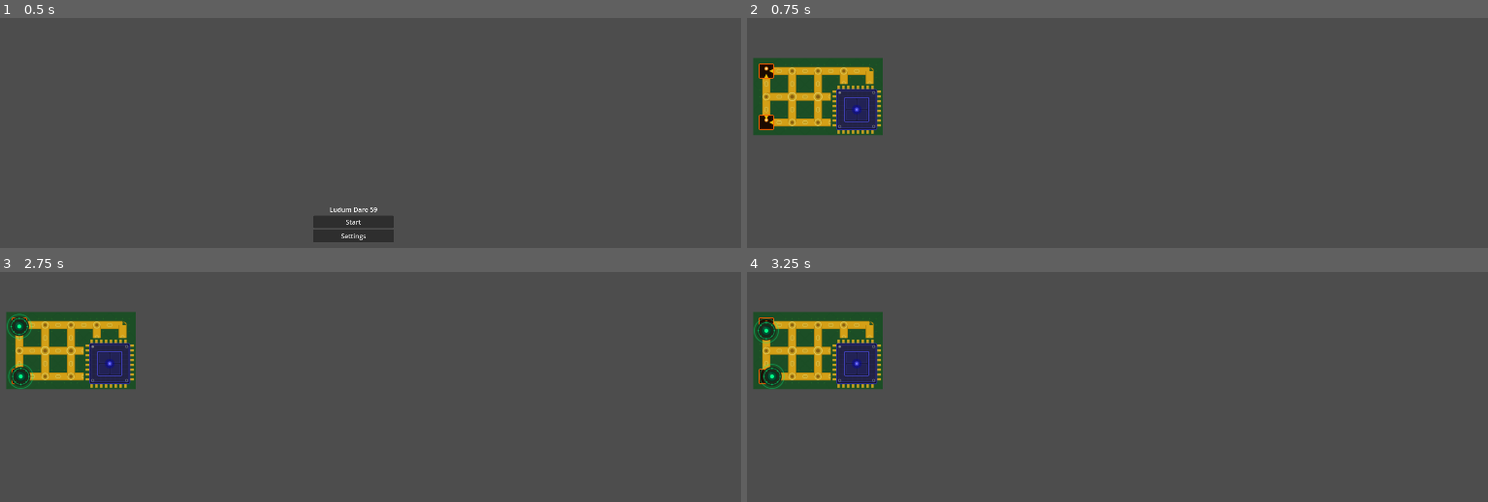
Above: before the commit, frames 1-4 (two rows, left to right).
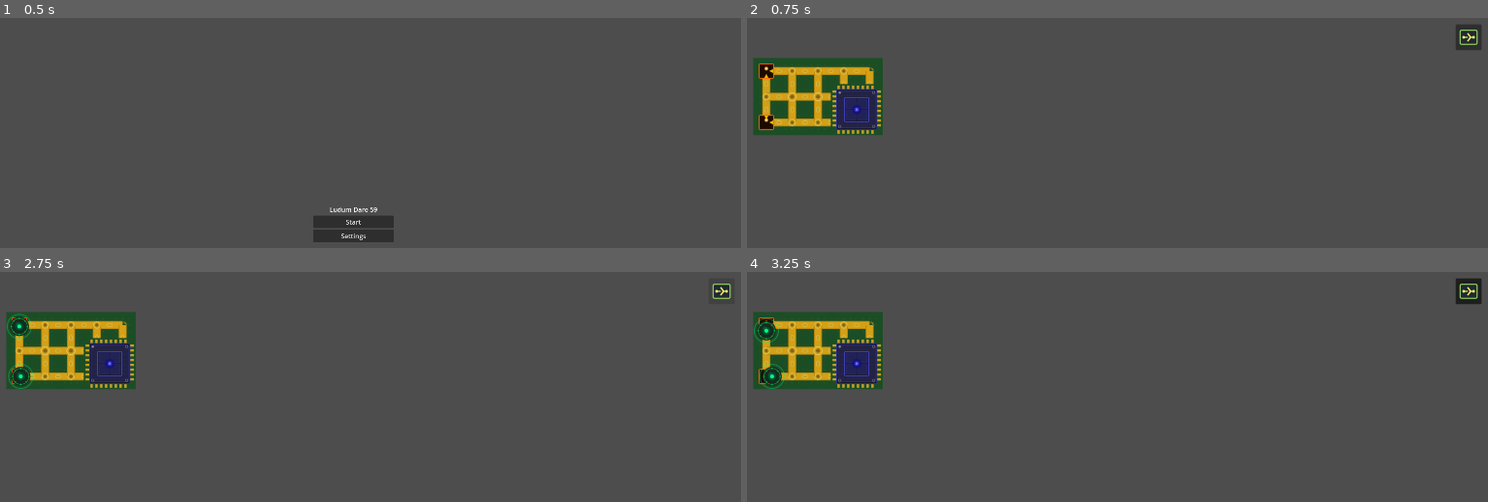
Above: after the commit, the same moments.

Repository: ProfessorLayton322/ldjam_59
Game: Godot game, scene res://scenes/menu.tscn
Two runs of this game, one before a commit and one after it. Both use one fixed random seed, a clock stepped at 60 frames per second and the inputs below.
Inputs (mouse positions are in pixels of both pictures, inside the frame that each line leads up to):
- Up to frame 1 (0.5 s): no input
- Up to frame 2 (0.75 s): click "Start" at 0.5 s
- Up to frame 3 (2.75 s): click (718, 290) at 1.27 s; click (718, 290) at 2.02 s
- Up to frame 4 (3.25 s): click (1465, 290) at 2.77 s

Frame 1 is identical in both runs. In frame 2, 0.3% of the frame differs, in the area x 95-100%, y 2-14%; in frame 3, 0.1%; in frame 4, 0.3%.

Commit message:
Gate spawner

Diff:
--- /dev/null
+++ b/ludum-dare-59/assets/textures/gates/default_gate.svg
@@ -0,0 +1,9 @@
+<svg xmlns="http://www.w3.org/2000/svg" viewBox="0 0 64 64" width="64" height="64">
+  <rect x="8" y="12" width="48" height="40" rx="4" fill="#242733" stroke="#9be564" stroke-width="3"/>
+  <path d="M18 32 H28" stroke="#9be564" stroke-width="4" stroke-linecap="round"/>
+  <path d="M36 32 H46" stroke="#9be564" stroke-width="4" stroke-linecap="round"/>
+  <path d="M30 22 L38 32 L30 42" fill="none" stroke="#f9f871" stroke-width="4" stroke-linecap="round" stroke-linejoin="round"/>
+  <circle cx="18" cy="32" r="4" fill="#f9f871"/>
+  <circle cx="46" cy="32" r="4" fill="#f9f871"/>
+  <text x="32" y="58" font-family="monospace" font-size="7" fill="#9be564" text-anchor="middle">GATE</text>
+</svg>
--- /dev/null
+++ b/ludum-dare-59/scenes/gates/default_gate.tscn
@@ -0,0 +1,10 @@
+[gd_scene load_steps=3 format=3 uid="uid://defaultgate001"]
+
+[ext_resource type="Script" path="res://scripts/gates/gate.gd" id="1_gate"]
+[ext_resource type="Texture2D" path="res://assets/textures/gates/default_gate.svg" id="2_texture"]
+
+[node name="DefaultGate" type="Node2D"]
+script = ExtResource("1_gate")
+
+[node name="Sprite2D" type="Sprite2D" parent="."]
+texture = ExtResource("2_texture")
--- a/ludum-dare-59/scripts/demo.gd
+++ b/ludum-dare-59/scripts/demo.gd
@@ -2,10 +2,12 @@
 extends Node2D
 
 const ENEMY_SCENE := preload("res://scenes/enemies/enemy.tscn")
+const DEFAULT_GATE_SCENE := preload("res://scenes/gates/default_gate.tscn")
+const DEFAULT_GATE_TEXTURE := preload("res://assets/textures/gates/default_gate.svg")
 const GRID_SIZE := Vector2i(5, 3)
 const TILE_SIZE := Vector2(64.0, 64.0)
 const ORIGIN := Vector2(100.0, 100.0)
-# 2x2 block: x=3-4, y=1-2  →  ids 8,9 (row 1) and 13,14 (row 2)
+# 2x2 block: x=3-4, y=1-2  -> ids 8,9 (row 1) and 13,14 (row 2)
 const CPU_NODE_IDS := [8, 9, 13, 14]
 const SPAWNER_NODE_IDS := [0, 10]
 
@@ -13,11 +15,28 @@
 const _STARTS := "res://assets/textures/start/"
 
 var _graph: Graph
+var _placing_default_gate := false
+var _default_gate_button: Button
 
 
 func _unhandled_input(event: InputEvent) -> void:
 	if event.is_action_pressed("ui_cancel"):
 		get_tree().change_scene_to_file("res://scenes/menu.tscn")
+		return
+
+	if not _placing_default_gate or not event is InputEventMouseButton:
+		return
+
+	var mouse_event := event as InputEventMouseButton
+	if mouse_event.button_index != MOUSE_BUTTON_LEFT or not mouse_event.pressed:
+		return
+
+	var vertex_id := _get_track_vertex_id_at_global_position(get_global_mouse_position())
+	if vertex_id == -1:
+		return
+
+	if _place_default_gate(vertex_id):
+		_set_gate_placement_enabled(false)
 
 
 func _ready() -> void:
@@ -31,6 +50,7 @@
 		cpu_vertices.append(cv)
 
 	_place_visuals(cpu_vertices)
+	_create_gate_button()
 
 
 func _place_visuals(cpu_vertices: Array[CpuVertex]) -> void:
@@ -57,7 +77,7 @@
 
 		add_child(tile)
 
-	# Single cpu sprite centered on the 2x2 block, scaled to cover 2×2 tiles
+	# Single cpu sprite centered on the 2x2 block, scaled to cover 2x2 tiles.
 	var tl := _graph.get_node_by_id(CPU_NODE_IDS[0])
 	var br := _graph.get_node_by_id(CPU_NODE_IDS[3])
 	var cpu_sprite := Sprite2D.new()
@@ -81,6 +101,76 @@
 		return CoreTile.new()
 
 	return BaseTile.new()
+
+
+func _create_gate_button() -> void:
+	var ui_layer := CanvasLayer.new()
+	ui_layer.name = "UI"
+	add_child(ui_layer)
+
+	var root := Control.new()
+	root.name = "Root"
+	root.set_anchors_preset(Control.PRESET_FULL_RECT)
+	root.mouse_filter = Control.MOUSE_FILTER_IGNORE
+	ui_layer.add_child(root)
+
+	var button := Button.new()
+	button.name = "DefaultGateButton"
+	button.icon = DEFAULT_GATE_TEXTURE
+	button.expand_icon = true
+	button.toggle_mode = true
+	button.focus_mode = Control.FOCUS_NONE
+	button.tooltip_text = "Place default gate"
+	button.custom_minimum_size = Vector2(64.0, 64.0)
+	button.anchor_left = 1.0
+	button.anchor_right = 1.0
+	button.offset_left = -80.0
+	button.offset_top = 16.0
+	button.offset_right = -16.0
+	button.offset_bottom = 80.0
+	button.pressed.connect(_on_default_gate_button_pressed)
+	root.add_child(button)
+	_default_gate_button = button
+
+
+func _on_default_gate_button_pressed() -> void:
+	_set_gate_placement_enabled(_default_gate_button.button_pressed)
+
+
+func _set_gate_placement_enabled(enabled: bool) -> void:
+	_placing_default_gate = enabled
+	if _default_gate_button != null:
+		_default_gate_button.set_pressed_no_signal(enabled)
+
+
+func _get_track_vertex_id_at_global_position(global_position: Vector2) -> int:
+	var local_position := global_position - ORIGIN
+	if local_position.x < 0.0 or local_position.y < 0.0:
+		return -1
+
+	var cell := Vector2i(
+		floori(local_position.x / TILE_SIZE.x),
+		floori(local_position.y / TILE_SIZE.y)
+	)
+	if cell.x < 0 or cell.x >= GRID_SIZE.x or cell.y < 0 or cell.y >= GRID_SIZE.y:
+		return -1
+
+	var vertex_id := cell.y * GRID_SIZE.x + cell.x
+	if vertex_id in CPU_NODE_IDS:
+		return -1
+
+	return vertex_id
+
+
+func _place_default_gate(vertex_id: int) -> bool:
+	if Gate.get_gate(_graph, vertex_id) != null:
+		return false
+
+	var gate := DEFAULT_GATE_SCENE.instantiate() as Gate
+	gate.graph = _graph
+	gate.vertex_id = vertex_id
+	add_child(gate)
+	return true
 
 
 func _connection_key(vertex: GraphVertex) -> int:
Not shown, added: ludum-dare-59/assets/textures/gates/default_gate.svg.import
